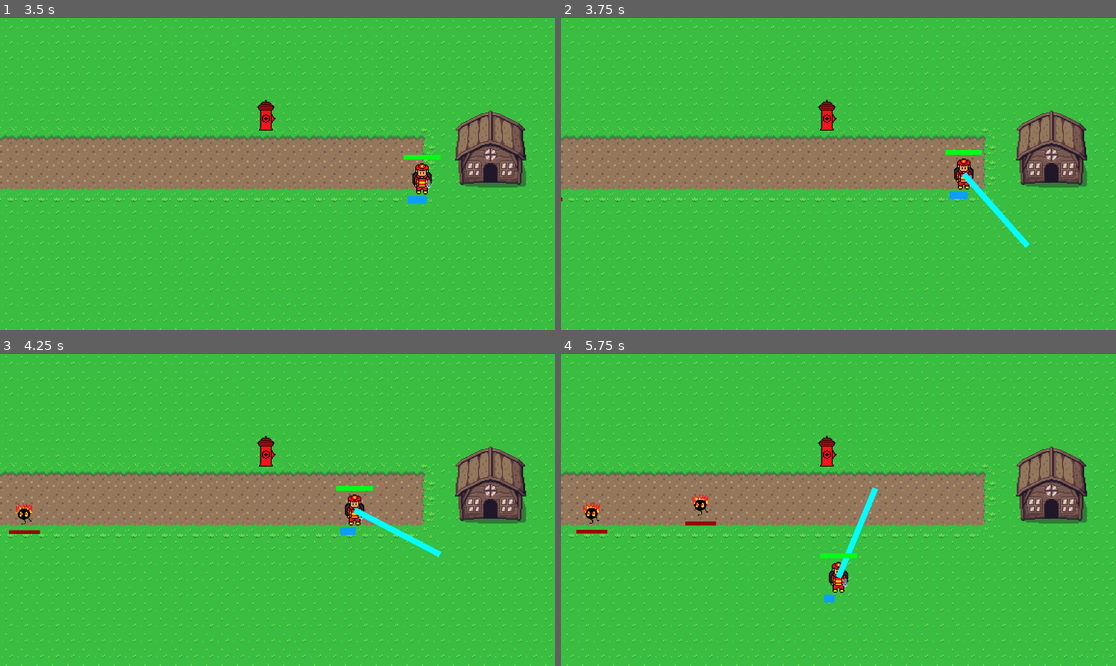
Above: before the commit, frames 1-4 (two rows, left to right).
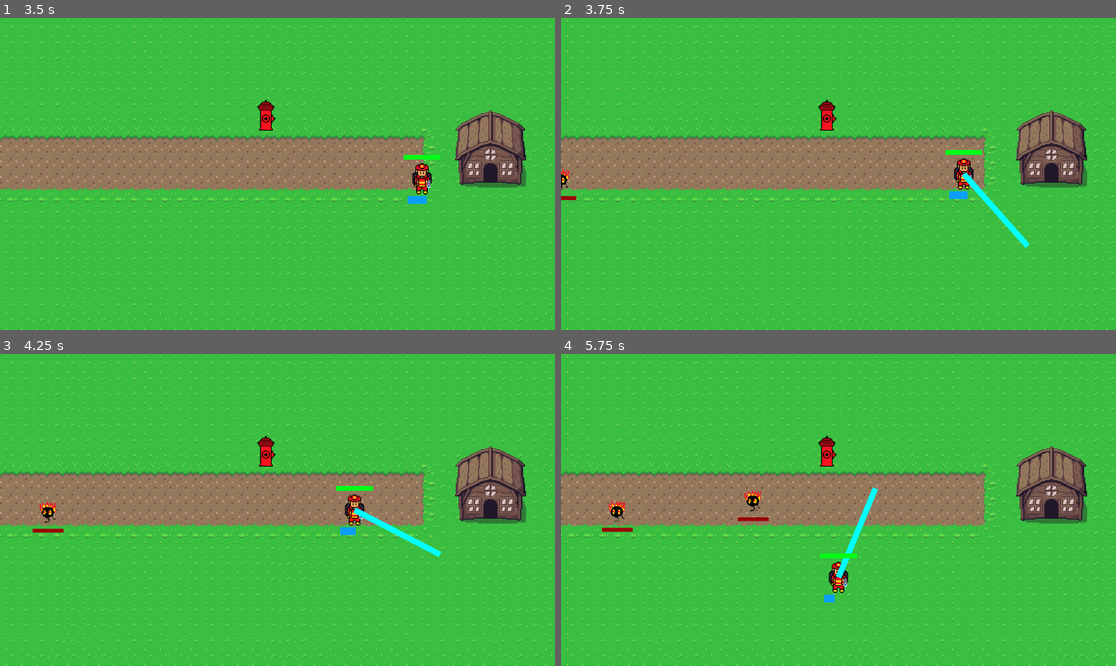
Above: after the commit, the same moments.

Repository: SantinoCuello/FireFighter
Game: Godot game, scene res://scenes/juego.tscn
The game is run twice, just before and just after one commit, with the same random seed, the same clock (stepped at 60 frames per second) and the same inputs.
Inputs (mouse positions are in pixels of both pictures, inside the frame that each line leads up to):
- Up to frame 1 (3.5 s): tap Enter at 0.5 s; move the mouse to (399, 158) at 0.52 s; press the mouse at (399, 158) at 0.53 s; hold Right (ui_right) 0.53-1.28 s; move the mouse to (166, 189) at 1.27 s; release the mouse at (166, 189) at 1.28 s; hold Down (ui_down) 1.28-2.03 s; click (166, 189) at 1.35 s; move the mouse to (333, 105) at 2.02 s; press the mouse at (333, 105) at 2.03 s; hold Right (ui_right) 2.03-2.78 s; move the mouse to (249, 236) at 2.77 s; release the mouse at (249, 236) at 2.78 s; hold Up (ui_up) from 2.78 s (still down); click (249, 236) at 2.85 s
- Up to frame 2 (3.75 s): move the mouse to (1005, 220) at 3.52 s; release Up (ui_up) at 3.53 s; press the mouse at (1005, 220) at 3.53 s; hold Left (ui_left) from 3.53 s (still down)
- Up to frame 3 (4.25 s): keep holding Left (ui_left)
- Up to frame 4 (5.75 s): move the mouse to (672, 463) at 4.27 s; release the mouse at (672, 463) at 4.28 s; click (672, 463) at 4.35 s; move the mouse to (866, 510) at 5.02 s; release Left (ui_left) at 5.03 s; press the mouse at (866, 510) at 5.03 s; hold Down (ui_down) from 5.03 s (still down)

Frame 1 is identical in both runs. In frame 2, 0.1% of the frame differs, in the area x 0-3%, y 48-59%; in frame 3, 0.4%; in frame 4, 0.8%, in the area x 2-38%, y 43-58%.

Commit message:
fix: Spawner de llamas modificado

Diff:
--- a/scripts/bombero.gd
+++ b/scripts/bombero.gd
@@ -9,7 +9,7 @@
 #Muerte
 @onready var respawn_label: Label = $RespawnLabel
 var is_dead: bool = false
-var respawn_time: float = 10.0
+var respawn_time: float = 4.0
 var respawn_timer: float = 0.0
 
 
--- a/scripts/enemigo_1.gd
+++ b/scripts/enemigo_1.gd
@@ -1,6 +1,6 @@
 extends Area2D
 
-@export var SPEED: float = 80.0
+@export var SPEED: float = 100.0
 var target_position: Vector2 = Vector2.ZERO
 
 @export var MAX_HP: int = 30
@@ -8,7 +8,7 @@
 
 @onready var bar: ProgressBar = $ProgressBar
 
-var DAMAGE = 40
+var DAMAGE = 50
 
 
 func _ready() -> void:
@@ -41,7 +41,7 @@
 		if body.is_dead == true:
 			return
 		if body.has_method("recieve_damage"):
-			body.recieve_damage(DAMAGE)
+			body.recieve_damage(HP*10)
 		queue_free()  # destruye al enemigo después de hacer daño
 
 func _on_reached_house():
@@ -52,7 +52,7 @@
 	var flame_spawner = get_tree().get_first_node_in_group("flame_spawner")
 	#Si tiene el metodo spawn_fire_at
 	if flame_spawner and flame_spawner.has_method("spawn_fire_at"):
-		flame_spawner.spawn_fire_at(target_position)
+		flame_spawner.spawn_fire_at(target_position, HP)
 
 	queue_free()
 
--- a/scripts/spawner_llamas.gd
+++ b/scripts/spawner_llamas.gd
@@ -48,7 +48,7 @@
 		print("🚒 Casa apagada en ", pos, " vuelve a estar disponible.")
 
 
-func spawn_fire_at(pos: Vector2):
+func spawn_fire_at(pos: Vector2, damage : float):
 	# Si ya está usada esa posición, no duplicamos fuego
 	if pos in used_positions:
 		print("⚠️ La casa en ", pos, " ya está incendiada, potenciamos fuego")
@@ -63,7 +63,7 @@
 		var fire_instance = fire_scene.instantiate()
 		fire_instance.global_position = pos
 		fire_instance.spawn_pos = pos
-		fire_instance.HP = 20
+		fire_instance.HP = damage
 		add_child(fire_instance)
 
 		used_positions.append(pos)
